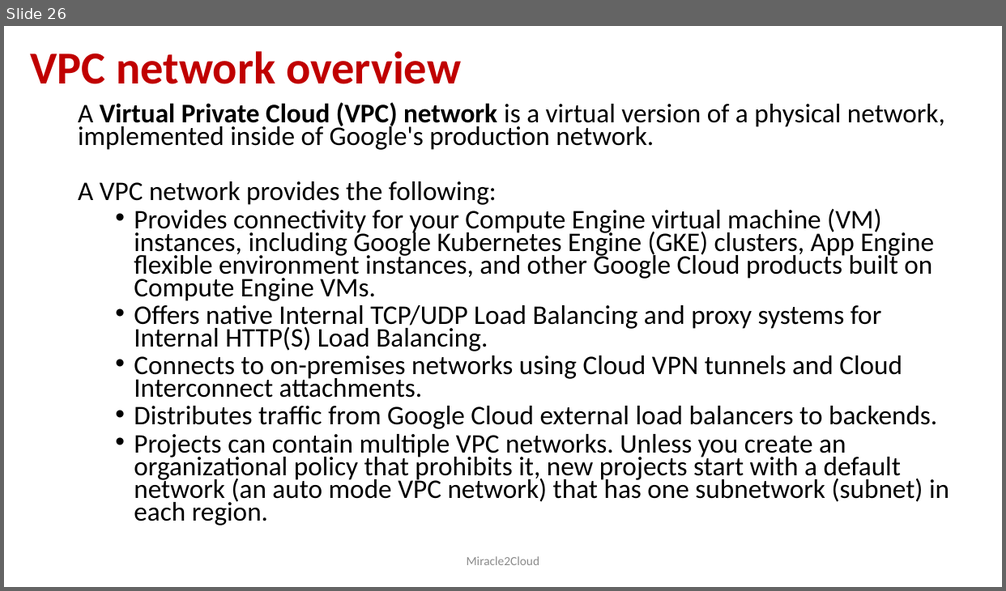
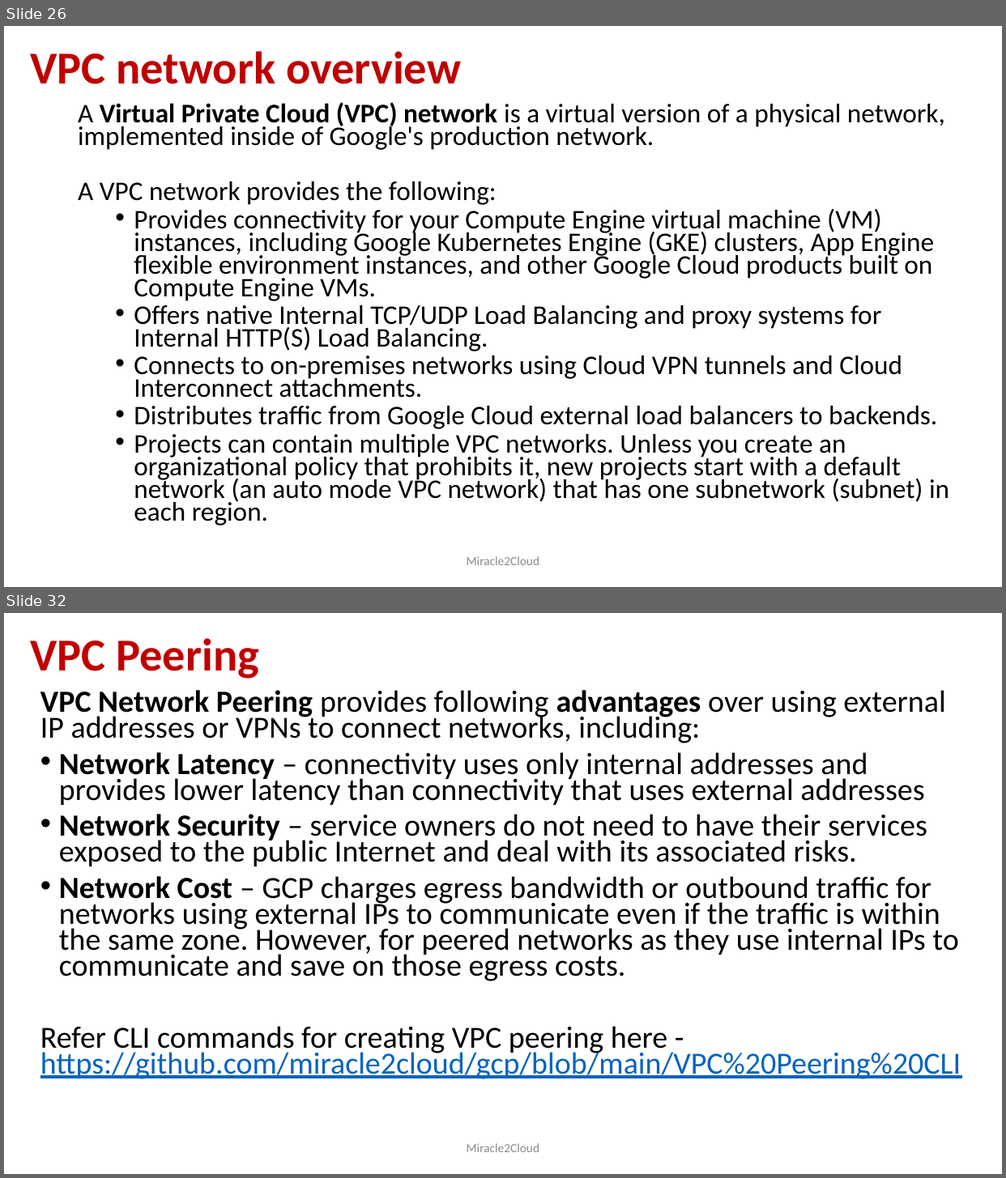
Before and after one commit to miracle2cloud/gcp, a slide deck: Google Cloud Platform.pptx. Shown one above the other, each under a label of ours: slide 26 before the commit, slides 26 and 32 after it; the slides between them are not shown. The pictures are 1006x591 and 1006x1178 pixels, drawn with LibreOffice and Linux fonts; fonts in the diff are those of the drawing. Boxes give left, top, right and bottom in pixels: in the first picture for what was removed or moved away, otherwise in the second. Text is boxed around its words. In the diff, an @@ line names an element or a change of style, - is before the commit and + after.

Commit message:
PPT updates

```diff
--- a/Google Cloud Platform.pptx
+++ b/Google Cloud Platform.pptx
@@ slide 32 added at (4,613,1002,1174), background #FFFFFF @@
@@ title added at (30,638,259,679), 44 pt, text #C00000, bold @@
+VPC Peering
@@ text added at (40,690,961,1080), 29.6 pt, text #000000 @@
+VPC Network Peering provides following advantages over using external IP addresses or VPNs to connect networks, including:
+• Network Latency – connectivity uses only internal addresses and provides lower latency than connectivity that uses external addresses
+• Network Security – service owners do not need to have their services exposed to the public Internet and deal with its associated risks.
+• Network Cost – GCP charges egress bandwidth or outbound traffic for networks using external IPs to communicate even if the traffic is within the same zone. However, for peered networks as they use internal IPs to communicate and save on those egress costs.
+Refer CLI commands for creating VPC peering here - https://github.com/miracle2cloud/gcp/blob/main/VPC%20Peering%20CLI
@@ text added at (467,1144,539,1152), 12 pt, text #8C8C8C @@
+Miracle2Cloud
```
Also in this commit, not shown: 6 slides changed, 2 other slides added, 2 slides removed.
